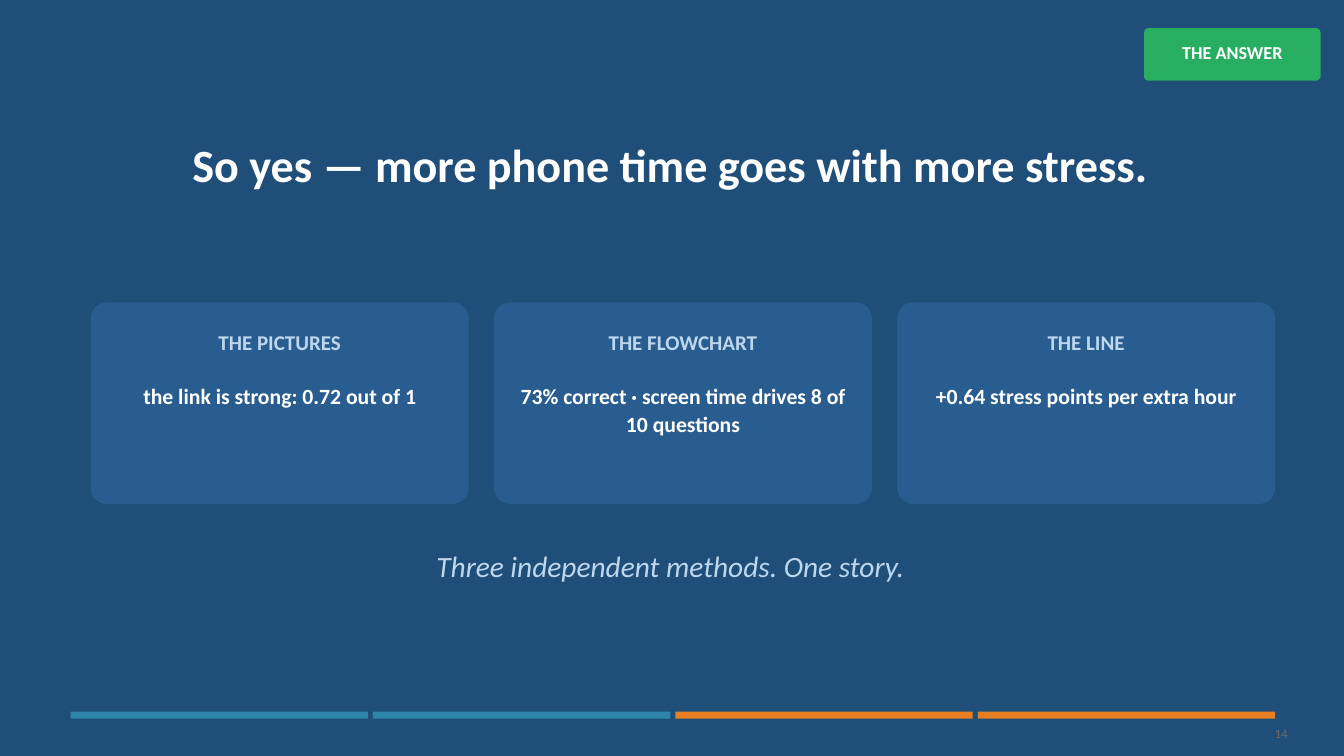
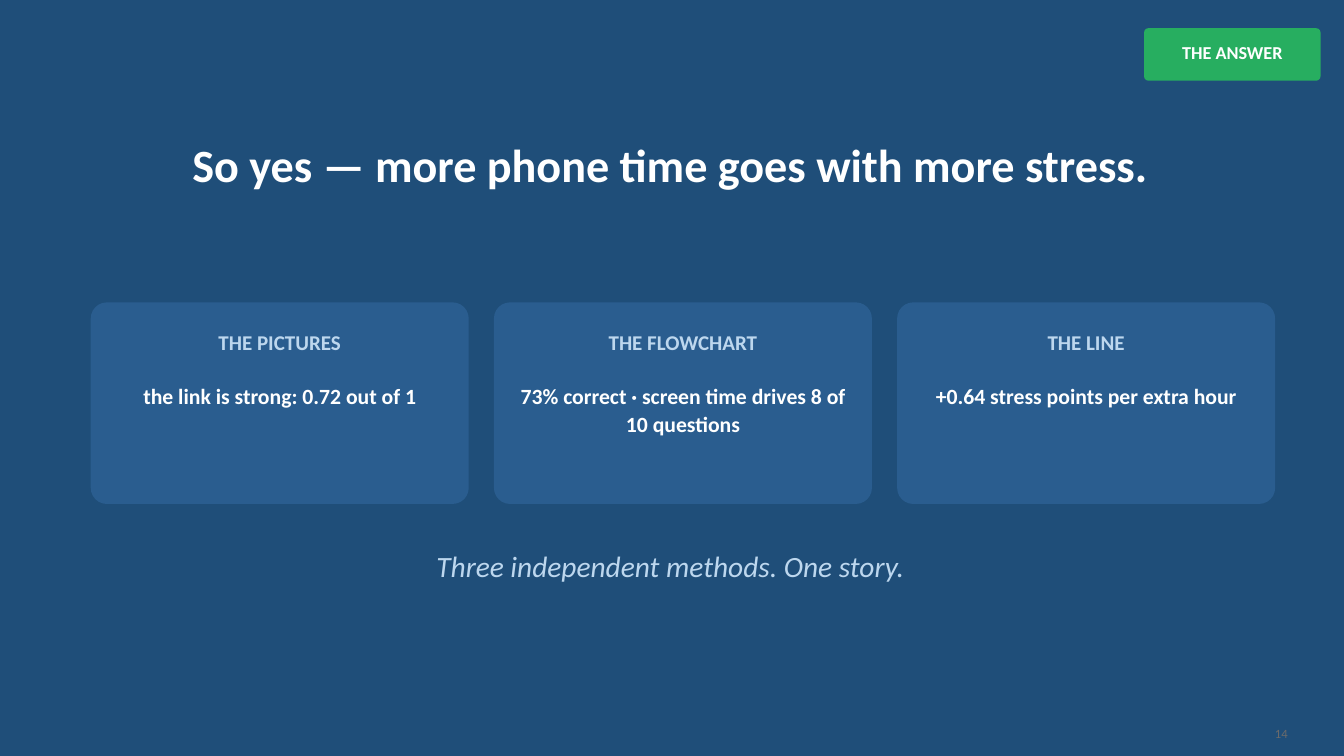
Before and after one commit to jaismine19/social-media-stress-analysis, a slide deck: slide 14 of presentation/Social_Media_Stress_Presentation.pptx. Drawn at 1344x756 pixels with LibreOffice and Linux fonts; fonts in the diff are those of the drawing. Boxes give left, top, right and bottom in pixels: in the first picture for what was removed or moved away, otherwise in the second. Text is boxed around its words. In the diff, an @@ line names an element or a change of style, - is before the commit and + after.

```diff
--- a/presentation/Social_Media_Stress_Presentation.pptx
+++ b/presentation/Social_Media_Stress_Presentation.pptx
@@ rectangle removed at bbox=[71, 712, 368, 719] @@
@@ rectangle removed at bbox=[373, 712, 670, 719] @@
@@ rectangle removed at bbox=[676, 712, 973, 719] @@
@@ rectangle removed at bbox=[978, 712, 1275, 719] @@
```
Also in this commit, not shown: 13 other slides changed.
